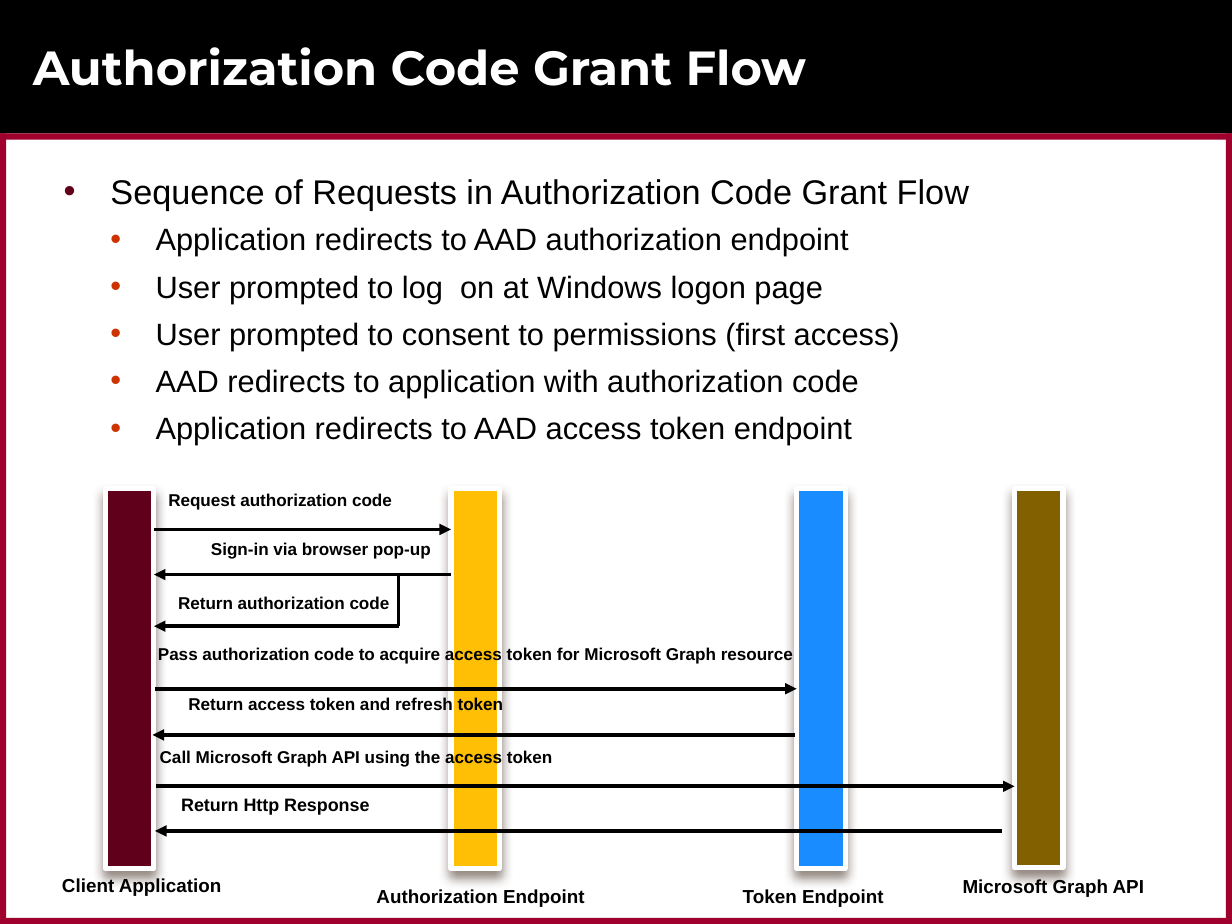
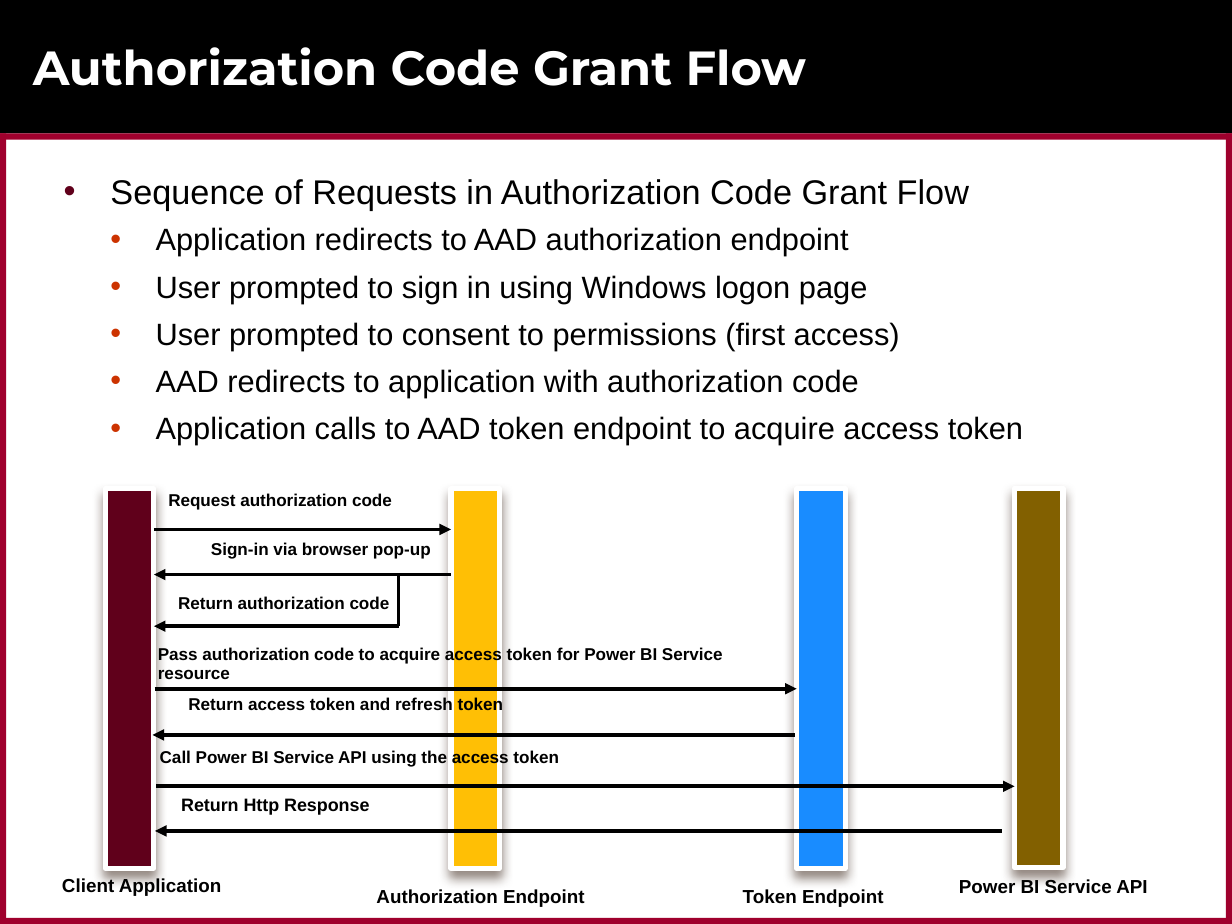
Before and after one commit to CriticalPathTraining/MSD365_Courseware, a slide deck: slide 37 of 07 AzureActiveDirectory.pptx (slide 34 before the commit). Drawn at 1232x924 pixels with LibreOffice and Linux fonts; fonts in the diff are those of the drawing; background and template pictures are left out. Boxes give left, top, right and bottom in pixels: in the first picture for what was removed or moved away, otherwise in the second. Text is boxed around its words. In the diff, an @@ line names an element or a change of style, - is before the commit and + after.

```diff
--- a/07 AzureActiveDirectory.pptx
+++ b/07 AzureActiveDirectory.pptx
@@ text at <box>156,275,867,303</box>: text changed @@
-  • User prompted to log on at Windows logon page
+  • User prompted to sign in using Windows logon page
@@ text at <box>156,416,1023,445</box>: text changed @@
-  • Application redirects to AAD access token endpoint
+  • Application calls to AAD token endpoint to acquire access token
@@ text at <box>158,646,723,683</box>: text changed @@
-Pass authorization code to acquire access token for Microsoft Graph resource
+Pass authorization code to acquire access token for Power BI Service resource
@@ text at <box>160,749,559,767</box>: text changed @@
-Call Microsoft Graph API using the access token
+Call Power BI Service API using the access token
@@ text at <box>959,878,1147,897</box>: text changed @@
-Microsoft Graph API
+Power BI Service API
```
Also in this commit, not shown: 15 other slides changed, 22 slides added, 15 slides removed, 15 other files.
